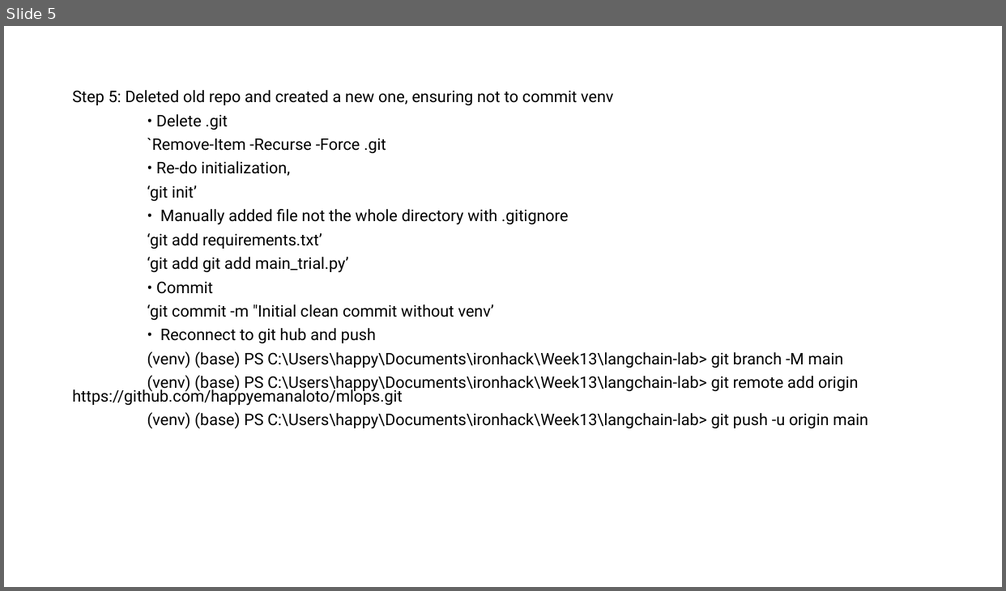
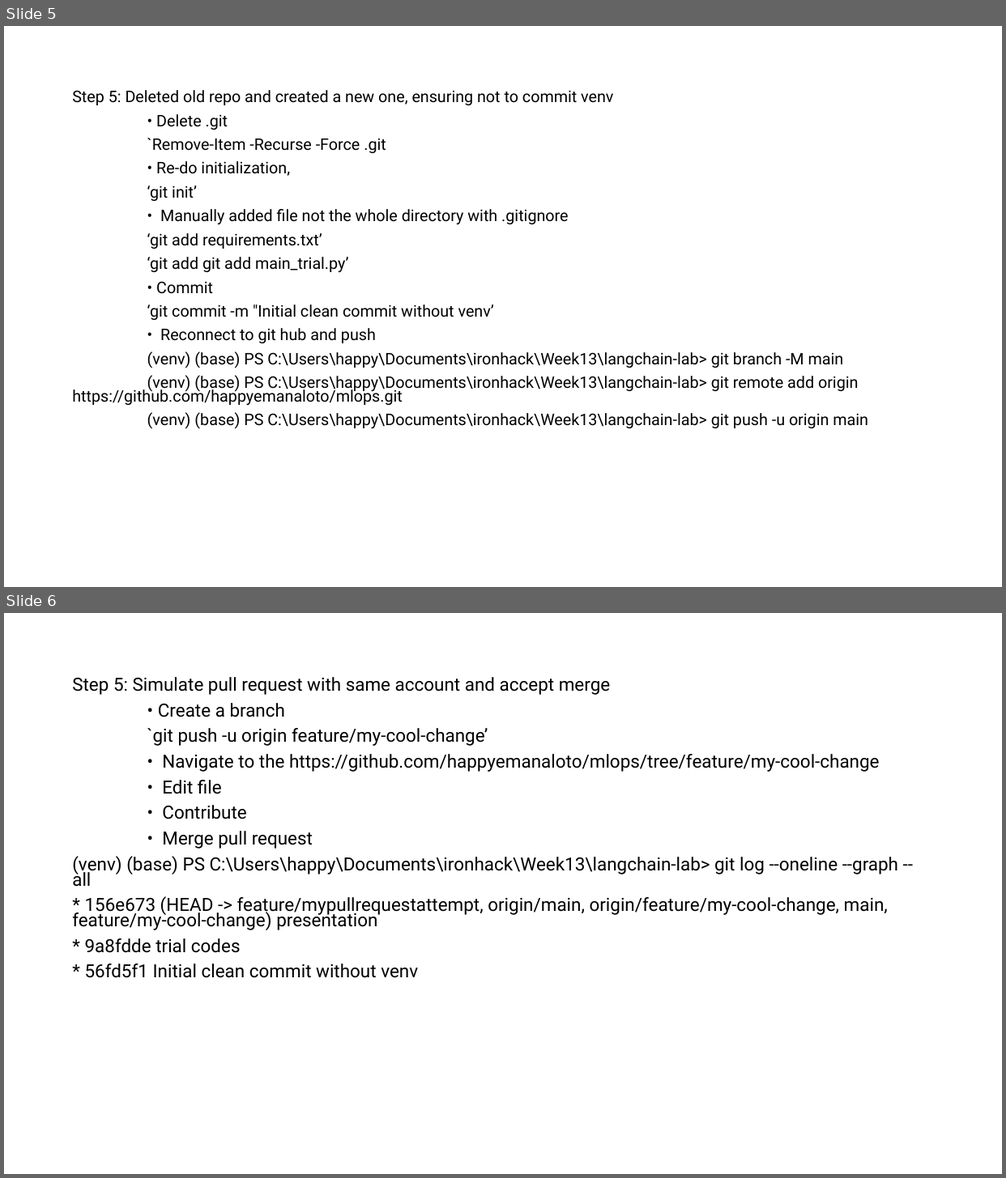
Before and after one commit to happyemanaloto/mlops, a slide deck: MLOPSLab.pptx. Shown one above the other, each under a label of ours: slide 5 before the commit, slides 5 and 6 after it. The pictures are 1006x591 and 1006x1178 pixels, drawn with LibreOffice and Linux fonts; fonts in the diff are those of the drawing. Boxes give left, top, right and bottom in pixels: in the first picture for what was removed or moved away, otherwise in the second. Text is boxed around its words. In the diff, an @@ line names an element or a change of style, - is before the commit and + after.

```diff
--- a/MLOPSLab.pptx
+++ b/MLOPSLab.pptx
@@ slide 6 added at box(4, 613, 1002, 1174), background #FFFFFF @@
@@ text added at box(72, 677, 898, 978), 17.5 pt, text #000000 @@
+Step 5: Simulate pull request with same account and accept merge
+• Create a branch
+`git push -u origin feature/my-cool-change’
+• Navigate to the https://github.com/happyemanaloto/mlops/tree/feature/my-cool-change
+• Edit file
+• Contribute
+• Merge pull request
+(venv) (base) PS C:\Users\happy\Documents\ironhack\Week13\langchain-lab> git log --oneline --graph --all
+* 156e673 (HEAD -> feature/mypullrequestattempt, origin/main, origin/feature/my-cool-change, main, feature/my-cool-change) presentation
+* 9a8fdde trial codes
+* 56fd5f1 Initial clean commit without venv
```
Also in this commit, not shown: 1 slide changed.
